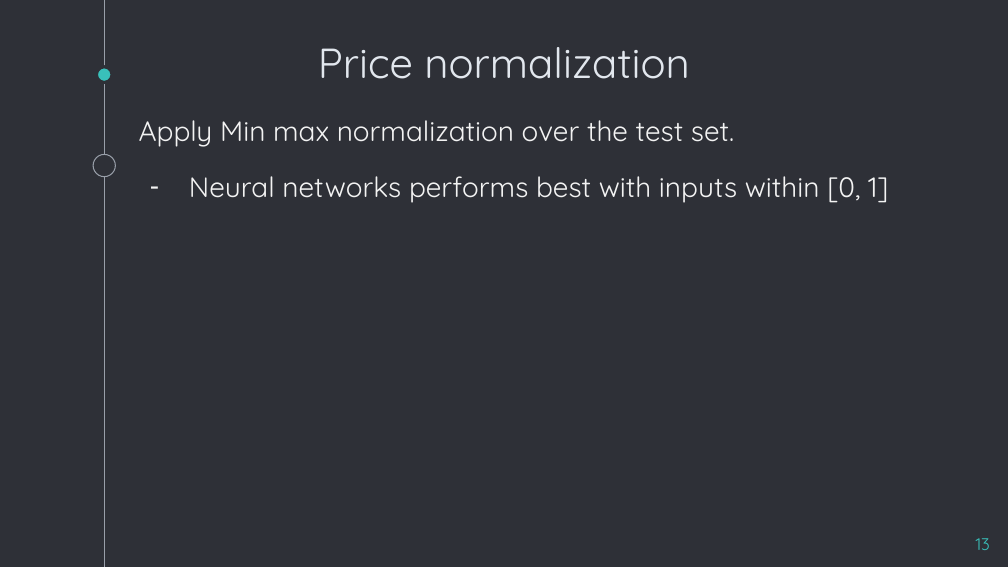
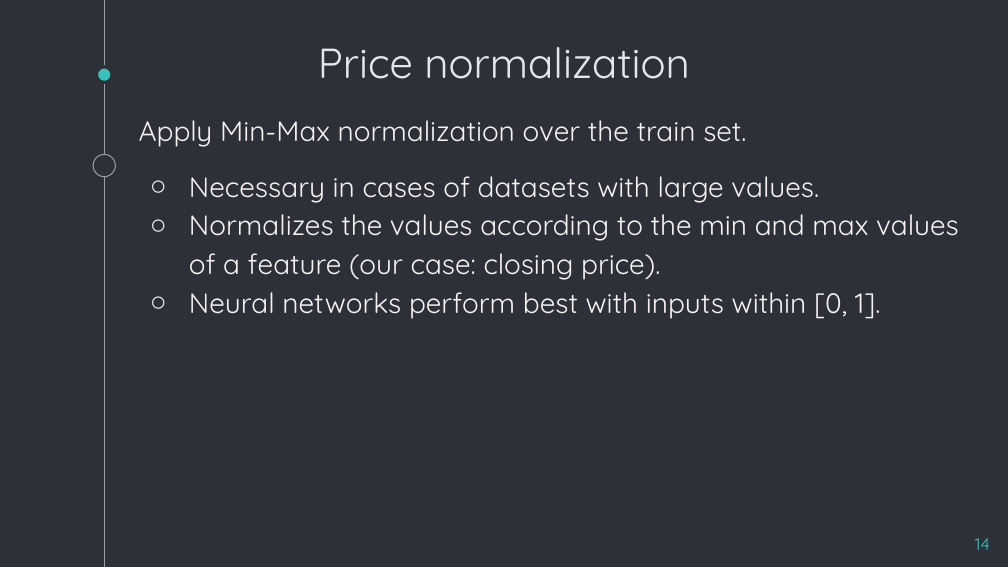
Before and after one commit to karabasisilias92/deep-neural-nets-stock-prediction-models, a slide deck: slide 14 of Deep Neural Nets - Presentation.pptx (slide 13 before the commit). Drawn at 1008x567 pixels with LibreOffice and Linux fonts; fonts in the diff are those of the drawing. Boxes give left, top, right and bottom in pixels: in the first picture for what was removed or moved away, otherwise in the second. Text is boxed around its words. In the diff, an @@ line names an element or a change of style, - is before the commit and + after.

```diff
--- a/Deep Neural Nets - Presentation.pptx
+++ b/Deep Neural Nets - Presentation.pptx
@@ text at box(139, 120, 959, 319): text changed @@
-Apply Min max normalization over the test set.
-– Neural networks performs best with inputs within [0, 1]
+Apply Min-Max normalization over the train set.
+○ Necessary in cases of datasets with large values.
+○ Normalizes the values according to the min and max values of a feature (our case: closing price).
+○ Neural networks perform best with inputs within [0, 1].
@@ page number at box(975, 538, 990, 550): text changed @@
-13
+14
```
Also in this commit, not shown: 18 other slides changed, 8 slides added, 5 slides removed.
